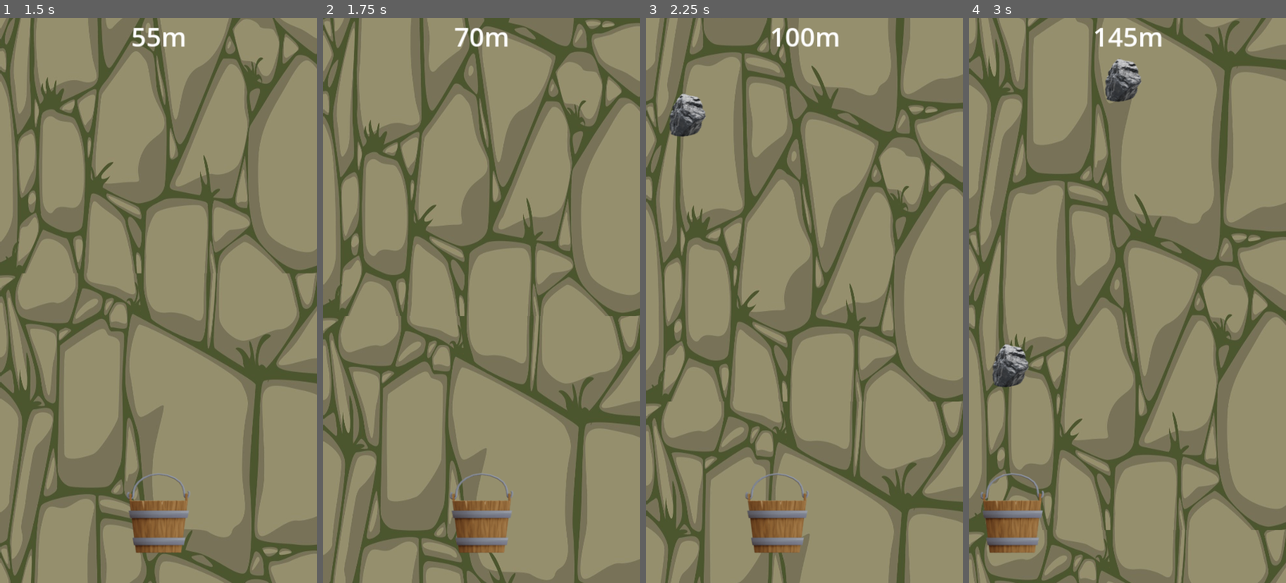
Above: before the commit, frames 1-4 (left to right).
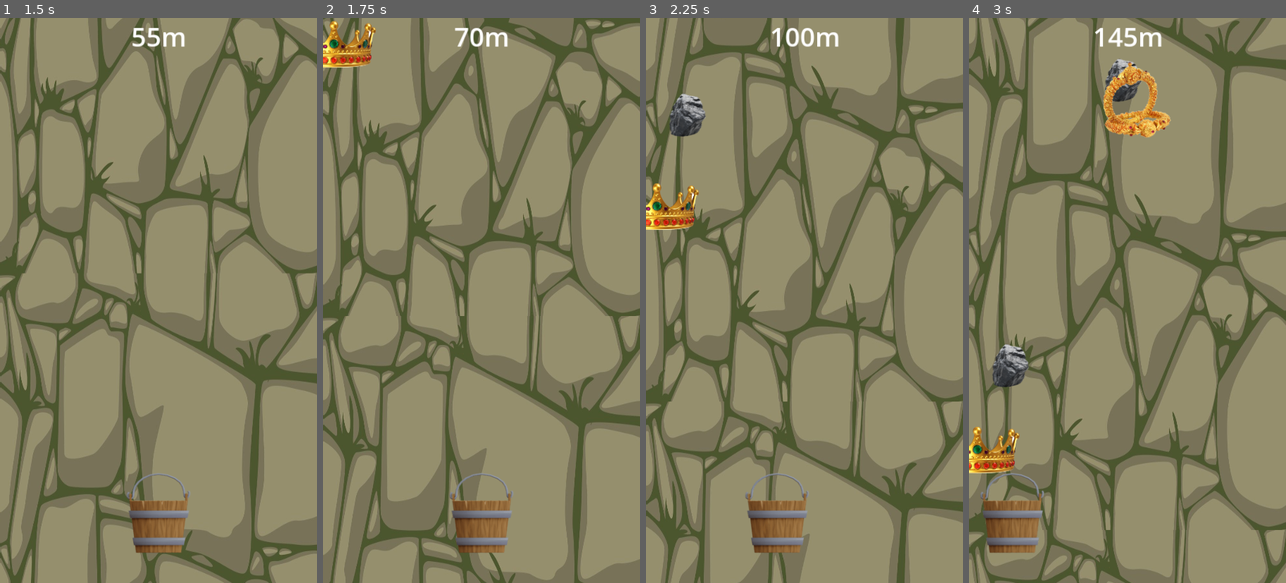
Above: after the commit, the same moments.

Repository: RehmahMuneeb/WWC
Game: Godot game, scene res://scenes/main.tscn
Same seed, same stepped clock (60 frames per second), same inputs: the game is played once before the commit and once after it.
Inputs (mouse positions are in pixels of both pictures, inside the frame that each line leads up to):
- Up to frame 1 (1.5 s): click "Play" at 0.5 s; move the mouse to (228, 272) at 1.27 s; click (228, 272) at 1.42 s
- Up to frame 2 (1.75 s): no input
- Up to frame 3 (2.25 s): drag from (741, 328) to (684, 40) at 2.02 s
- Up to frame 4 (3 s): move the mouse to (1159, 176) at 2.77 s; click (1159, 176) at 2.92 s

Frame 1 is identical in both runs. In frame 2, 0.9% of the frame differs, in the area x 0-17%, y 0-9%; in frame 3, 0.9%; in frame 4, 2.2%, in the area x 0-64%, y 7-81%.

Commit message:
added jewels

Diff:
--- /dev/null
+++ b/jewel_sprite.gd
@@ -0,0 +1,105 @@
+extends Node2D
+
+# Array holding the Rect2 regions for each jewel
+var jewel_regions = [
+	Rect2(0, 0, 128, 128),       # Jewel 1 (Top-left)
+	Rect2(128, 0, 128, 128),     # Jewel 2 (Top-center)
+	Rect2(256, 0, 128, 128),     # Jewel 3 (Top-right)
+	Rect2(384, 0, 128, 128),     # Jewel 4 (Top-rightmost)
+	Rect2(0, 128, 128, 128),     # Jewel 5 (Middle-left)
+	Rect2(128, 128, 128, 128),   # Jewel 6 (Middle-center)
+	Rect2(256, 128, 128, 128),   # Jewel 7 (Middle-right)
+	Rect2(384, 128, 128, 128),   # Jewel 8 (Middle-rightmost)
+	Rect2(0, 256, 128, 128),     # Jewel 9 (Bottom-left)
+	Rect2(128, 256, 128, 128),   # Jewel 10 (Bottom-center)
+	Rect2(256, 256, 128, 128),   # Jewel 11 (Bottom-right)
+	Rect2(384, 256, 128, 128)    # Jewel 12 (Bottom-rightmost)
+]
+
+# Path to the AtlasTexture resource
+var atlas_texture_path = "res://scenes/jewels_atlas.tres"
+
+# Max number of jewels on the screen
+var max_jewels = 5
+var jewels_on_screen = []
+var spawn_timer = 0.0
+var spawn_interval = 1.0  # Interval in seconds between jewel spawns
+
+# Screen boundaries
+var screen_left_boundary = 50
+var screen_right_boundary = 1240  # Adjust according to your screen width
+
+func _ready():
+	# Start the jewel spawning process
+	spawn_timer = spawn_interval
+
+# This function is called every frame
+func _process(delta):
+	# Update the spawn timer
+	spawn_timer -= delta
+
+	# Check if it's time to spawn a new jewel
+	if spawn_timer <= 0.0 and jewels_on_screen.size() < max_jewels:
+		spawn_jewel()
+		spawn_timer = spawn_interval  # Reset the timer for the next spawn
+
+	# Update positions of jewels on screen
+	for child in jewels_on_screen:
+		if child is Sprite2D and child.has_meta("velocity"):
+			# Update position based on velocity
+			var velocity = child.get_meta("velocity") as Vector2
+			child.position += velocity * delta
+
+			# Check if the jewel is off-screen (vertically)
+			if child.position.y > get_viewport().size.y + 50:
+				# Remove jewel from the scene when it falls off-screen
+				child.queue_free()
+				jewels_on_screen.erase(child)
+
+			# Horizontal boundary check (left and right walls)
+			if child.position.x <= screen_left_boundary or child.position.x >= screen_right_boundary:
+				# Reverse horizontal velocity when hitting the left or right boundary (bouncing effect)
+				velocity.x = -velocity.x  # Reverse the horizontal movement
+				child.set_meta("velocity", velocity)  # Update the jewel's velocity
+
+# Function to spawn a single jewel
+func spawn_jewel():
+	# Create a new jewel node (Sprite2D)
+	var jewel = create_jewel()
+
+	# Add the jewel to the scene and track it
+	add_child(jewel)
+	jewels_on_screen.append(jewel)
+
+# Helper function to create and return a jewel Sprite2D
+func create_jewel() -> Sprite2D:
+	var jewel = Sprite2D.new()
+
+	# Create a new AtlasTexture instance for this jewel
+	var atlas_texture = load(atlas_texture_path).duplicate() as AtlasTexture
+
+	# Randomly select one of the jewel regions
+	var random_index = randi() % jewel_regions.size()
+	atlas_texture.region = jewel_regions[random_index]
+
+	# Assign the unique texture to the sprite
+	jewel.texture = atlas_texture
+
+	# Store the region index and velocity as metadata
+	jewel.set_meta("region_index", random_index)
+
+	# Assign random horizontal velocity for the floating effect (fixed vertical velocity)
+	var horizontal_velocity = randf_range(-250, 250)  # X velocity between -250 and 250
+	var vertical_velocity = randf_range(400, 500)    # Fixed Y velocity (falling speed)
+	jewel.set_meta("velocity", Vector2(horizontal_velocity, vertical_velocity))
+
+	# Set the spawn position
+	jewel.position = Vector2(randf_range(0, get_viewport().size.x), -50)  # Random X, above the screen
+
+	# Enable _process for the jewel
+	jewel.set_process(true)
+
+	return jewel
+
+func _on_jewel_timer_timeout() -> void:
+	pass # Replace with function body.
--- /dev/null
+++ b/scenes/jewel_sprite.tscn
@@ -0,0 +1,12 @@
+[gd_scene load_steps=2 format=3 uid="uid://2f1btmhwtx4s"]
+
+[ext_resource type="Script" path="res://jewel_sprite.gd" id="1_x66n5"]
+
+[node name="JewelSprite" type="Node2D"]
+script = ExtResource("1_x66n5")
+
+[node name="JewelTimer" type="Timer" parent="."]
+wait_time = 2.0
+autostart = true
+
+[connection signal="timeout" from="JewelTimer" to="." method="_on_jewel_timer_timeout"]
--- /dev/null
+++ b/scenes/jewels_atlas.tres
@@ -0,0 +1,6 @@
+[gd_resource type="AtlasTexture" load_steps=2 format=3 uid="uid://dwjqgg0lkcxkh"]
+
+[ext_resource type="Texture2D" uid="uid://li4luhfisrt8" path="res://scenes/texture.png" id="1_llqqe"]
+
+[resource]
+atlas = ExtResource("1_llqqe")
--- a/scenes/level.tscn
+++ b/scenes/level.tscn
@@ -1,8 +1,9 @@
-[gd_scene load_steps=6 format=3 uid="uid://btndkc1nmjdx0"]
+[gd_scene load_steps=7 format=3 uid="uid://btndkc1nmjdx0"]
 
 [ext_resource type="Script" path="res://scripts/level.gd" id="1_24m71"]
 [ext_resource type="PackedScene" uid="uid://be3ml7efg7568" path="res://scenes/wall_bg.tscn" id="1_frcah"]
 [ext_resource type="PackedScene" uid="uid://bwgm6kbg6ol6q" path="res://scenes/bucket.tscn" id="2_2ur1x"]
+[ext_resource type="PackedScene" uid="uid://2f1btmhwtx4s" path="res://scenes/jewel_sprite.tscn" id="4_nov0f"]
 
 [sub_resource type="RectangleShape2D" id="RectangleShape2D_d4r43"]
 size = Vector2(527.5, 61)
@@ -39,6 +40,8 @@
 
 [node name="Rocks" type="Node2D" parent="."]
 
+[node name="jewelSprite" parent="." instance=ExtResource("4_nov0f")]
+
 [node name="UI" type="CanvasLayer" parent="."]
 
 [node name="Score" type="Label" parent="UI"]
Binary file added: scenes/texture.png
